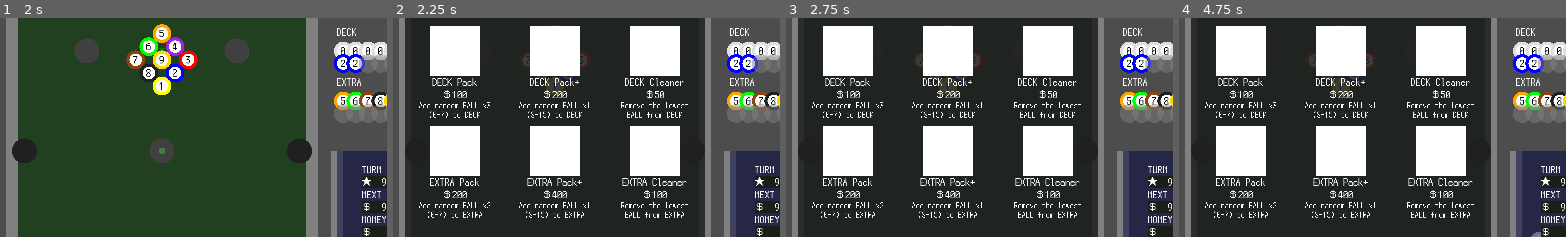
Above: before the commit, frames 1-4 (left to right).
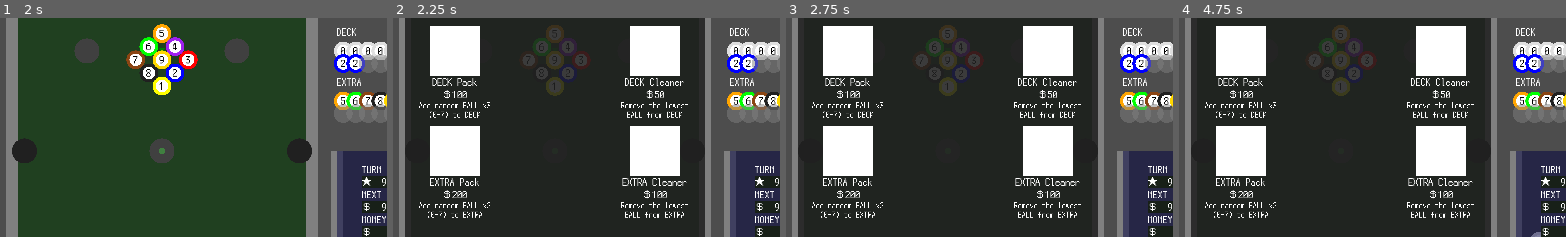
Above: after the commit, the same moments.

Repository: kamikoloss/gamball
Game: Godot game, scene res://scenes/main.tscn
The game is run twice, just before and just after one commit, with the same random seed, the same clock (stepped at 60 frames per second) and the same inputs.
Inputs:
- Up to frame 1 (2 s): click "＄⇒●" at 0.5 s; click "●⇒＄" at 1.25 s
- Up to frame 2 (2.25 s): click "SHOP" at 2 s
- Up to frame 3 (2.75 s): no input
- Up to frame 4 (4.75 s): click "INFO" at 2.75 s; click "＄⇒●" at 3.5 s; click "●⇒＄" at 4.25 s
The pictures show only the part of the screen within x 0-50%, y 18-68%; the shares and areas given below are measured in that part.

Frame 1 is identical in both runs. In frame 2, 7.0% of the frame differs, in the area x 32-51%, y 3-92%; in frame 3, 7.0%; in frame 4, 7.0%.

Commit message:
Pack の中身を重み付きで抽選するようにした

Diff:
--- a/scenes/main.tscn
+++ b/scenes/main.tscn
@@ -2103,6 +2103,7 @@
 offset_bottom = 160.0
 
 [node name="Product2" parent="UI/Shop" instance=ExtResource("13_d5gi3")]
+visible = false
 offset_left = 280.0
 offset_top = 160.0
 offset_right = 280.0
@@ -2124,6 +2125,7 @@
 product_type = 3
 
 [node name="Product5" parent="UI/Shop" instance=ExtResource("13_d5gi3")]
+visible = false
 offset_left = 280.0
 offset_top = 320.0
 offset_right = 280.0
--- a/scripts/ball.gd
+++ b/scripts/ball.gd
@@ -1,5 +1,9 @@
 class_name Ball
 extends RigidBody2D
+
+
+# ボールのレア度
+enum Rarity { Common, Rare, Epic, Legendary }
 
 
 # ボールの色の定義 { <Level>: Color }
@@ -19,6 +23,9 @@
 @export var _texture_rect_in: TextureRect # ボール番号の背景
 @export var _label: Label
 @export var _area2d: Area2D
+
+
+var rarity: Rarity = Rarity.Common # ボールのレア度
 
 
 func _ready() -> void:
--- a/scripts/main.gd
+++ b/scripts/main.gd
@@ -219,6 +219,13 @@
 		print("no money!")
 		return
 
+	var rarity_level_dict = {
+		Ball.Rarity.Common: [0, 1, 2, 3],
+		Ball.Rarity.Rare: [4, 5, 6, 7],
+		Ball.Rarity.Epic: [8, 9, 10, 11],
+		Ball.Rarity.Legendary: [12, 13, 14, 15],
+	}
+
 	# Product の効果を発動する
 	# TODO: マジックナンバーをなくす？
 	# TODO: 実行できない場合 return する
@@ -226,13 +233,12 @@
 		Product.ProductType.DeckPack:
 			for i in 3:
 				if _deck_level_list.size() < DECK_MAX_SIZE:
-					var level = randi_range(0, 7)
+					var random_rarity = _draw_random_rarity()
+					var level = rarity_level_dict[random_rarity].pick_random()
 					_deck_level_list.push_back(level)
+					print("random_rarity: %s, level: %s" % [random_rarity, level])
 		Product.ProductType.DeckPack2:
-			for i in 1:
-				if _deck_level_list.size() < DECK_MAX_SIZE:
-					var level = randi_range(8, 15)
-					_deck_level_list.push_back(level)
+			pass
 		Product.ProductType.DeckCleaner:
 			if 1 < _deck_level_list.size():
 				_deck_level_list.sort()
@@ -240,13 +246,12 @@
 		Product.ProductType.ExtraPack:
 			for i in 2:
 				if _extra_level_list.size() < EXTRA_MAX_SIZE:
-					var level = randi_range(0, 7)
+					var random_rarity = _draw_random_rarity()
+					var level = rarity_level_dict[random_rarity].pick_random()
 					_extra_level_list.push_back(level)
+					print("random_rarity: %s, level: %s" % [random_rarity, level])
 		Product.ProductType.ExtraPack2:
-			for i in 1:
-				if _extra_level_list.size() < EXTRA_MAX_SIZE:
-					var level = randi_range(8, 15)
-					_extra_level_list.push_back(level)
+			pass
 		Product.ProductType.ExtraCleaner:
 			if 1 < _extra_level_list.size():
 				_extra_level_list.sort()
@@ -258,6 +263,36 @@
 	# DECK, EXTRA の見た目を更新する
 	_refresh_balls_slot_deck()
 	_refresh_balls_slot_extra()
+
+
+# 重み付きのレア度を抽選する
+func _draw_random_rarity() -> Ball.Rarity:
+	# レア度の分子の割合
+	var rarity_weight = {
+		Ball.Rarity.Common: 40,
+		Ball.Rarity.Rare: 30,
+		Ball.Rarity.Epic: 20,
+		Ball.Rarity.Legendary: 10,
+	}
+	# 抽選の分母 (合計)
+	var rarity_weight_total = 0
+	for rarity in rarity_weight.keys():
+		# TODO: 重みづけエフェクトを実装するならここ
+		rarity_weight_total += rarity_weight[rarity]
+
+	# 分母内の整数を抽選する
+	var random = randi_range(0, rarity_weight_total)
+
+	# 抽選した整数に対応するレア度を決定する
+	var rarity_check = 0
+	var random_rarity = Ball.Rarity.Common
+	for rarity in rarity_weight.keys():
+		random_rarity = rarity
+		rarity_check += rarity_weight[rarity]
+		if random < rarity_check:
+			break
+
+	return random_rarity
 
 
 func _start_payout() -> void:
